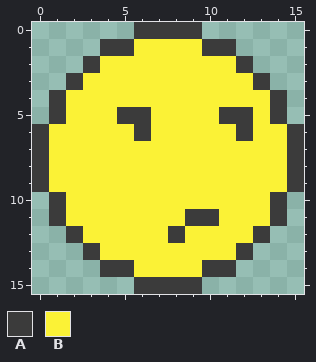
Pixel-art sprite: assets/img/mehlogo.png. This is how it looked before the edit.
The file is 48x48 pixels, drawn in blocks of 3x3; one block is one cell here.
Palette (. is transparent): A #3b3b3b  B #fbf236
Pixels before, first column x 0:
 0 ......AAAA......
 1 ....AABBBBAA....
 2 ...ABBBBBBBBA...
 3 ..ABBBBBBBBBBA..
 4 .ABBBBBBBBBBBBA.
 5 .ABBBAABBBBAABA.
 6 ABBBBBABBBBBABBA
 7 ABBBBBBBBBBBBBBA
 8 ABBBBBBBBBBBBBBA
 9 ABBBBBBBBBBBBBBA
10 .ABBBBBBBBBBBBA.
11 .ABBBBBBBAABBBA.
12 ..ABBBBBABBBBA..
13 ...ABBBBBBBBA...
14 ....AABBBBAA....
15 ......AAAA......
After the commit:
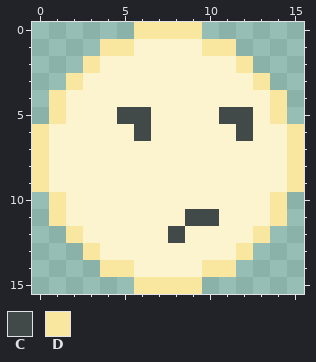
Colours new in this view: C #424949  D #f9e79f
From old to new:
Colour B changes from #fbf236 to #fcf3cf.
The edit turns colour A into colour C in row 5 at x 5 to 6 and 11 to 12; in row 6 at x 6 and 12; in row 11 at x 9 to 10; in row 12 at x 8.
The edit turns colour A into colour D in row 0 at x 6 to 9; in row 1 at x 4 to 5 and 10 to 11; in row 2 at x 3 and 12; in row 3 at x 2 and 13; in rows 4 to 5 at x 1 and 14; in rows 6 to 9 at x 0 and 15.
The edit turns colour A into colour D in rows 10 to 11 at x 1 and 14; in row 12 at x 2 and 13; in row 13 at x 3 and 12; in row 14 at x 4 to 5 and 10 to 11; in row 15 at x 6 to 9.
Where, in picture pixels (left, top, right, bottom), the same in both pictures:
changed: (32, 22, 304, 294)
